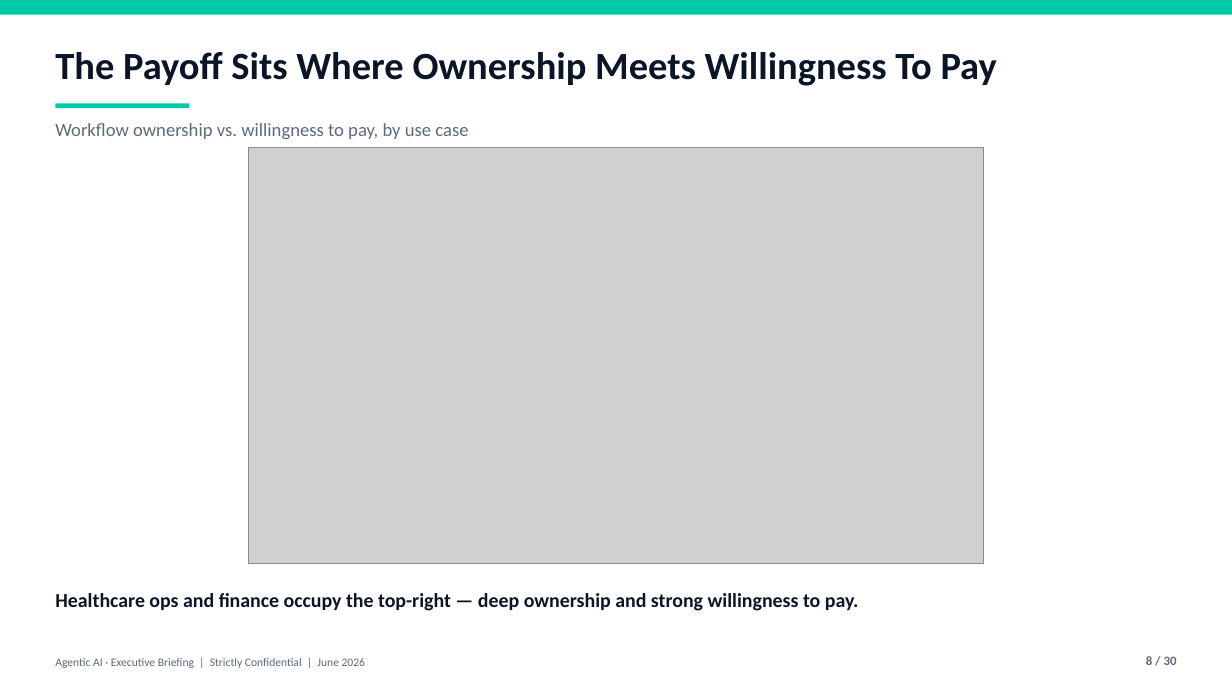
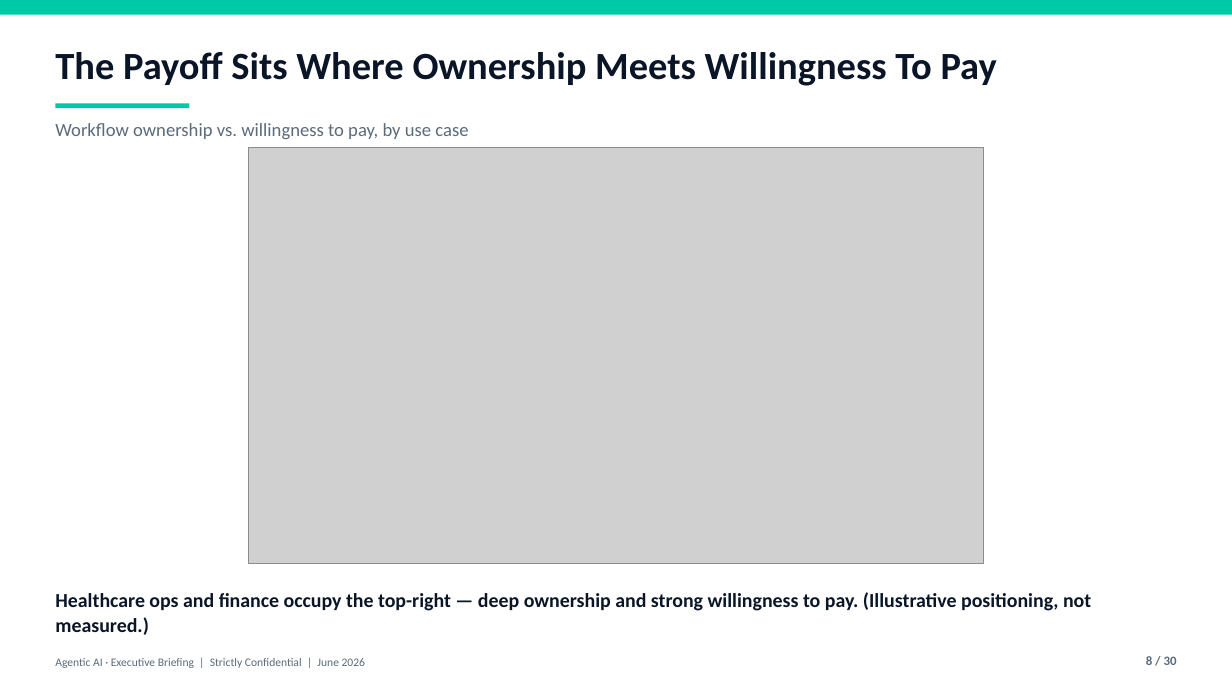
Before and after one commit to shekerkamma/ticketforge, a slide deck: slide 8 of docs/reports/yc-agent-usecases-executive.pptx. Drawn at 1232x693 pixels with LibreOffice and Linux fonts; fonts in the diff are those of the drawing; grey boxes stand for pictures. Boxes give left, top, right and bottom in pixels: in the first picture for what was removed or moved away, otherwise in the second. Text is boxed around its words. In the diff, an @@ line names an element or a change of style, - is before the commit and + after.

```diff
--- a/docs/reports/yc-agent-usecases-executive.pptx
+++ b/docs/reports/yc-agent-usecases-executive.pptx
@@ text at (x1=55, y1=592, x2=1091, y2=635): text changed @@
-Healthcare ops and finance occupy the top-right — deep ownership and strong willingness to pay.
+Healthcare ops and finance occupy the top-right — deep ownership and strong willingness to pay. (Illustrative positioning, not measured.)
```
Also in this commit, not shown: 7 other slides changed, 5 other files.
